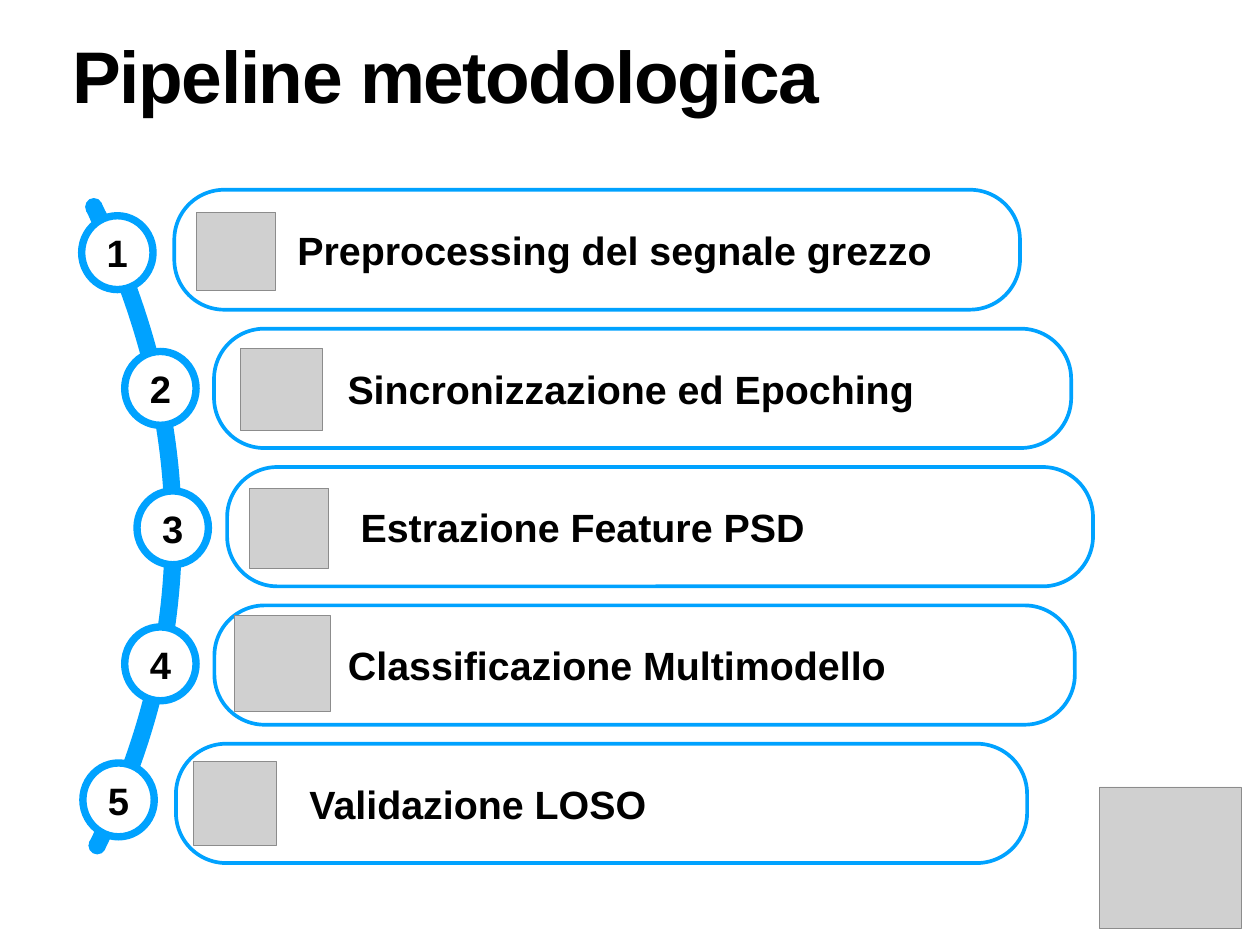
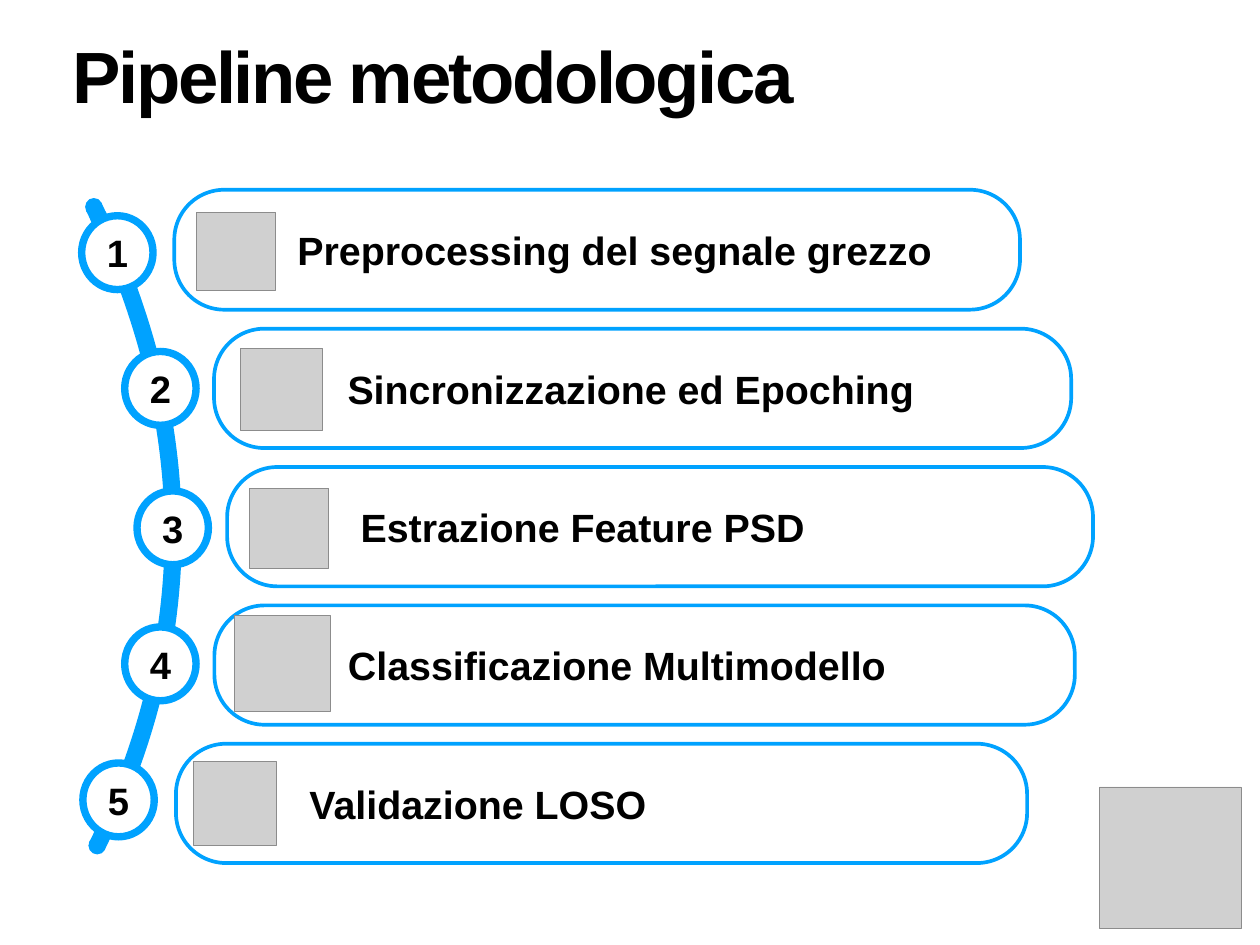
Before and after one commit to arielebabini/Modelli-Decisionali-e-Risposte-Neurali, a slide deck: slide 4 of Presentazione progetto interfacce.pptx. Drawn at 1260x945 pixels with LibreOffice and Linux fonts; fonts in the diff are those of the drawing; grey boxes stand for pictures. Boxes give left, top, right and bottom in pixels: in the first picture for what was removed or moved away, otherwise in the second. Text is boxed around its words. In the diff, an @@ line names an element or a change of style, - is before the commit and + after.

```diff
--- a/Presentazione progetto interfacce.pptx
+++ b/Presentazione progetto interfacce.pptx
@@ title "Pipeline metodologica" at (x1=73, y1=50, x2=794, y2=117): size 59.4 to 59 pt, letter spacing -1.2 to -2 pt @@
```
Also in this commit, not shown: 14 other slides changed, 1 slide added, 4 other files.
